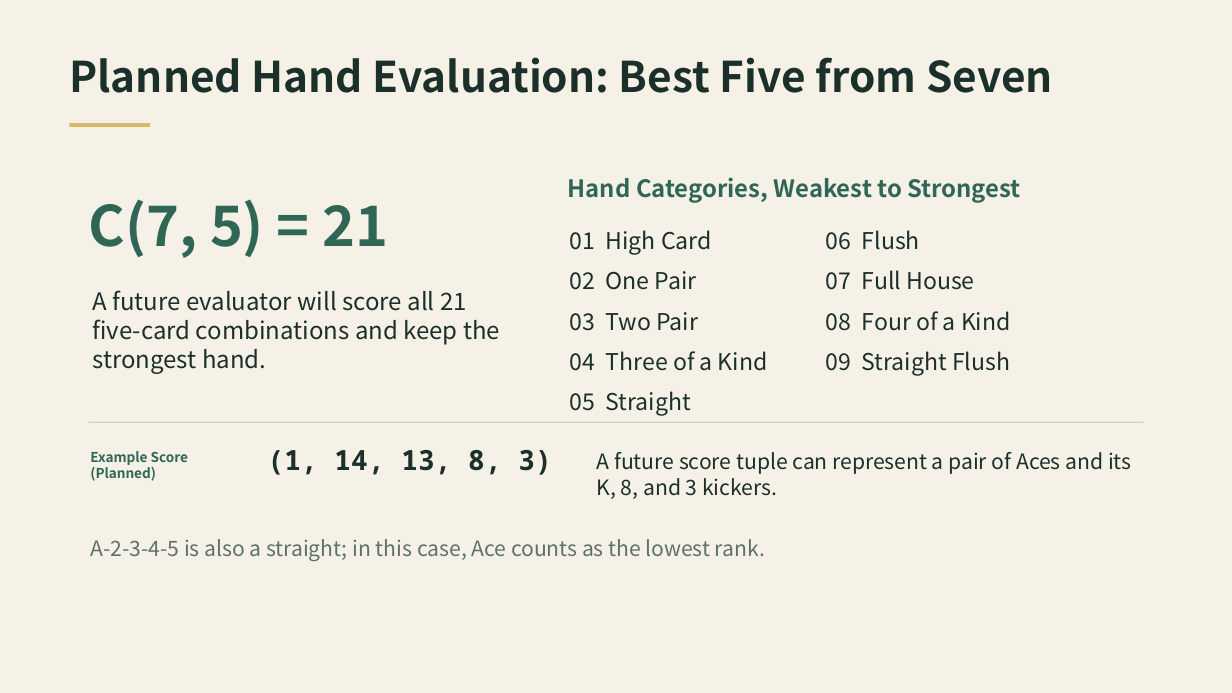
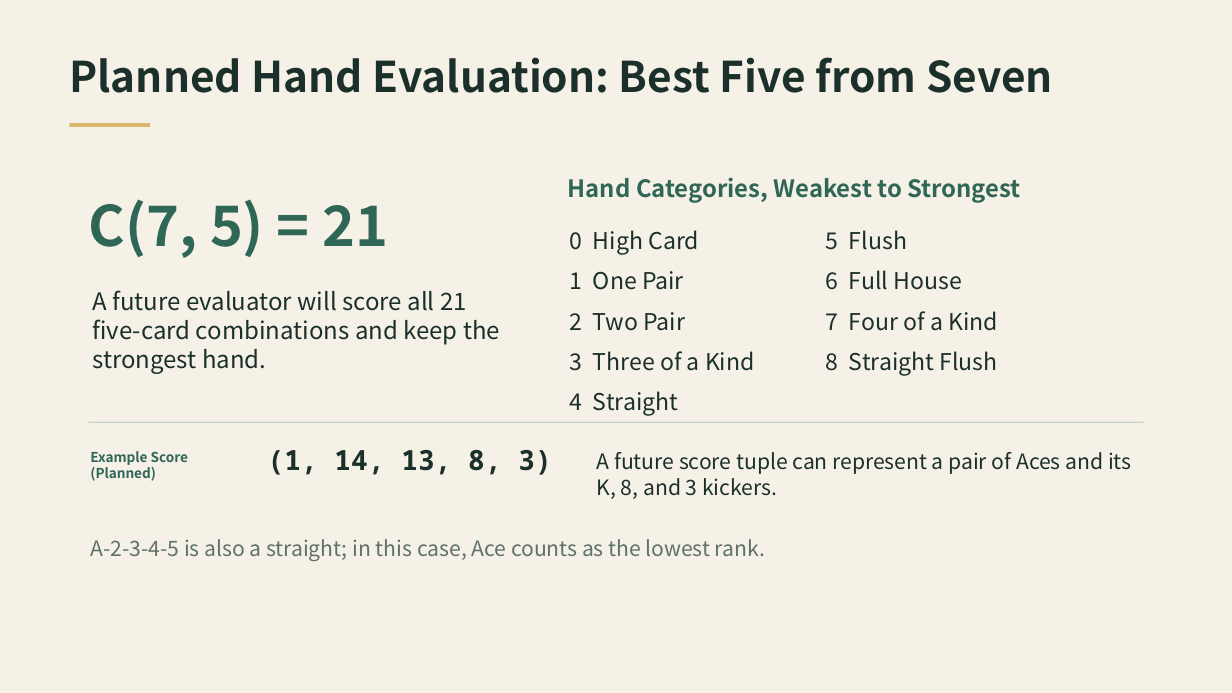
Before and after one commit to heyiweiheyi/computer-group-Texas-Hold-em, a slide deck: slide 4 of midterm_report/texas_holdem_midterm_report.pptx. Drawn at 1232x693 pixels with LibreOffice and Linux fonts; fonts in the diff are those of the drawing. Boxes give left, top, right and bottom in pixels: in the first picture for what was removed or moved away, otherwise in the second. Text is boxed around its words. In the diff, an @@ line names an element or a change of style, - is before the commit and + after.

Commit message:
docs: align hand category numbers with code

```diff
--- a/midterm_report/texas_holdem_midterm_report.pptx
+++ b/midterm_report/texas_holdem_midterm_report.pptx
@@ text at (x1=570, y1=230, x2=699, y2=254): text changed @@
-01 High Card
+0 High Card
@@ text at (x1=826, y1=230, x2=907, y2=250): text changed @@
-06 Flush
+5 Flush
@@ text at (x1=570, y1=271, x2=684, y2=290): text changed @@
-02 One Pair
+1 One Pair
@@ text at (x1=826, y1=270, x2=962, y2=290): text changed @@
-07 Full House
+6 Full House
@@ text at (x1=570, y1=312, x2=686, y2=331): text changed @@
-03 Two Pair
+2 Two Pair
@@ text at (x1=826, y1=311, x2=998, y2=331): text changed @@
-08 Four of a Kind
+7 Four of a Kind
@@ text at (x1=570, y1=351, x2=755, y2=371): text changed @@
-04 Three of a Kind
+3 Three of a Kind
@@ text at (x1=826, y1=351, x2=997, y2=376): text changed @@
-09 Straight Flush
+8 Straight Flush
@@ text at (x1=570, y1=391, x2=678, y2=416): text changed @@
-05 Straight
+4 Straight
```
